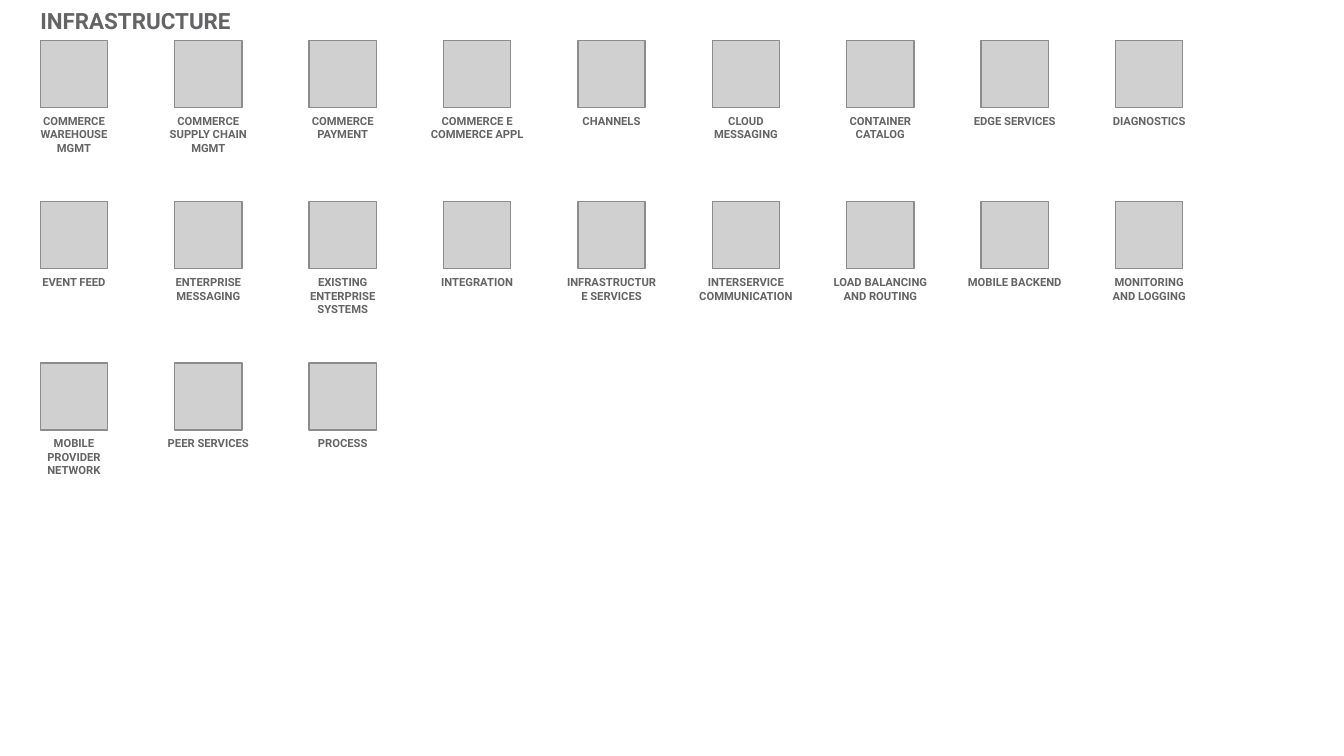
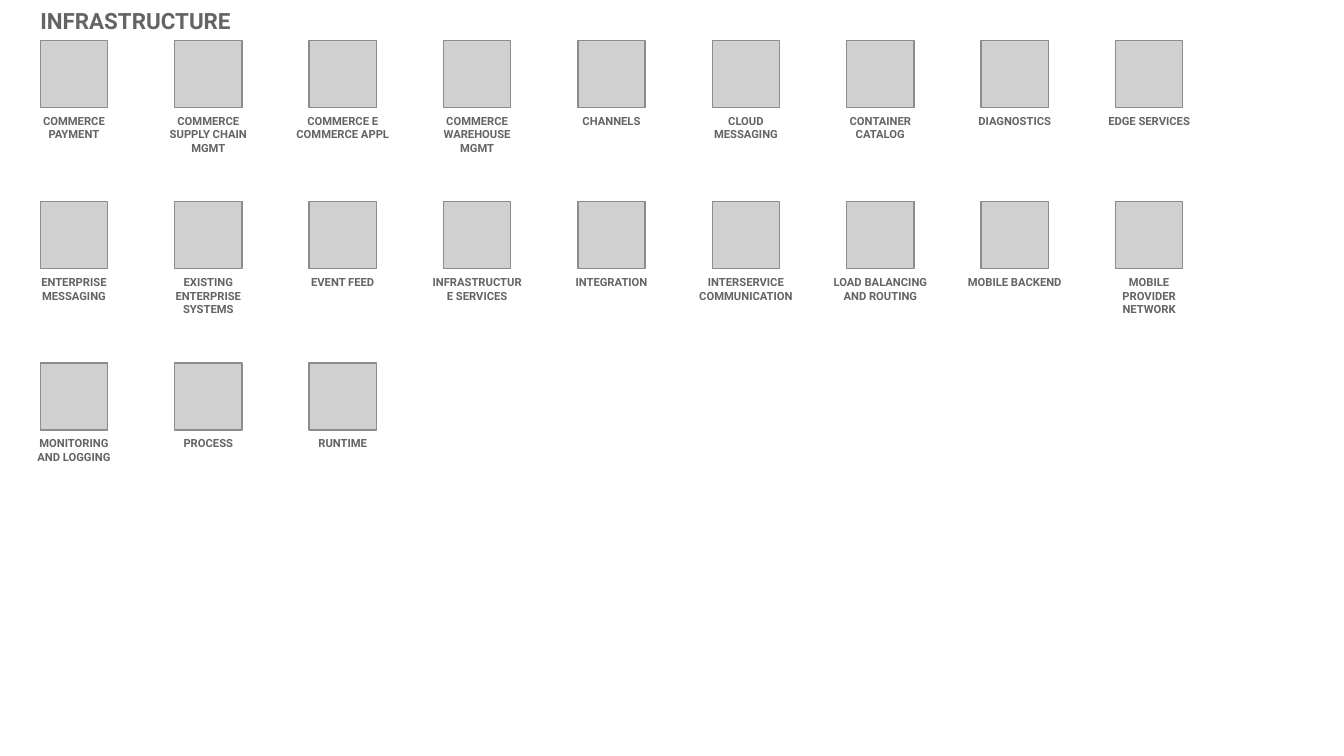
Before and after one commit to l2fprod/myarchitecture, a slide deck: slide 18 of mycatalog-architecture-diagram-template.pptx. Drawn at 1344x756 pixels with LibreOffice and Linux fonts; fonts in the diff are those of the drawing; grey boxes stand for pictures. Boxes give left, top, right and bottom in pixels: in the first picture for what was removed or moved away, otherwise in the second. Text is boxed around its words. In the diff, an @@ line names an element or a change of style, - is before the commit and + after.

```diff
--- a/mycatalog-architecture-diagram-template.pptx
+++ b/mycatalog-architecture-diagram-template.pptx
@@ text at (43,117,105,138): text changed @@
-COMMERCE WAREHOUSE MGMT
+COMMERCE PAYMENT
@@ text at (444,117,511,152): text changed @@
-COMMERCE PAYMENT
+COMMERCE WAREHOUSE MGMT
@@ text "EDGE SERVICES": place and size @@
-text "EDGE SERVICES" at (974,117,1055,125)
+text "EDGE SERVICES" at (1108,117,1190,125)
@@ text at (41,278,106,300): text changed @@
-EVENT FEED
+ENTERPRISE MESSAGING
@@ text at (176,278,241,313): text changed @@
-ENTERPRISE MESSAGING
+EXISTING ENTERPRISE SYSTEMS
@@ text at (311,278,374,286): text changed @@
-EXISTING ENTERPRISE SYSTEMS
+EVENT FEED
@@ text "INTEGRATION": place and size @@
-text "INTEGRATION" at (441,278,513,286)
+text "INTEGRATION" at (576,278,648,286)
@@ text at (1122,278,1176,313): text changed @@
-MONITORING AND LOGGING
+MOBILE PROVIDER NETWORK
@@ text at (37,439,111,461): text changed @@
-MOBILE PROVIDER NETWORK
+MONITORING AND LOGGING
@@ 4 texts: place and size @@
-4 texts at (318,117,1186,447)
+4 texts at (184,117,1051,447)
@@ text removed at (168,439,249,447) @@
-PEER SERVICES
@@ text added at (318,439,367,447), 6 pt, text #646365, bold @@
+RUNTIME
```
Also in this commit, not shown: 12 other slides changed.
